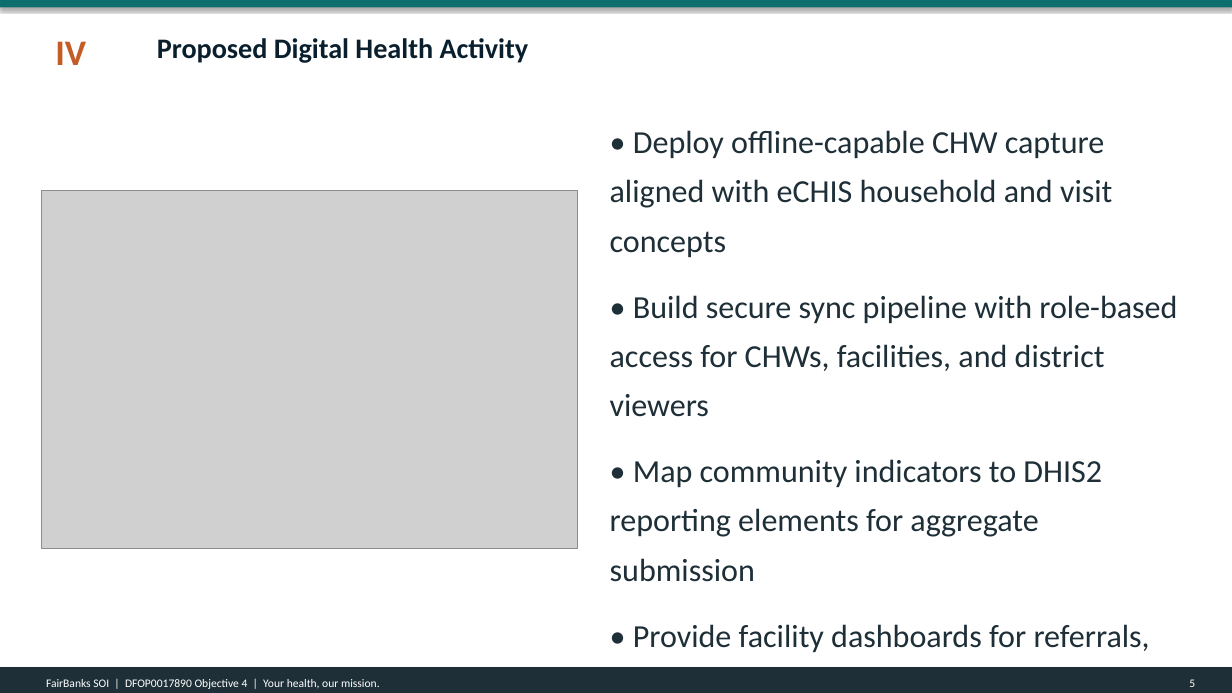
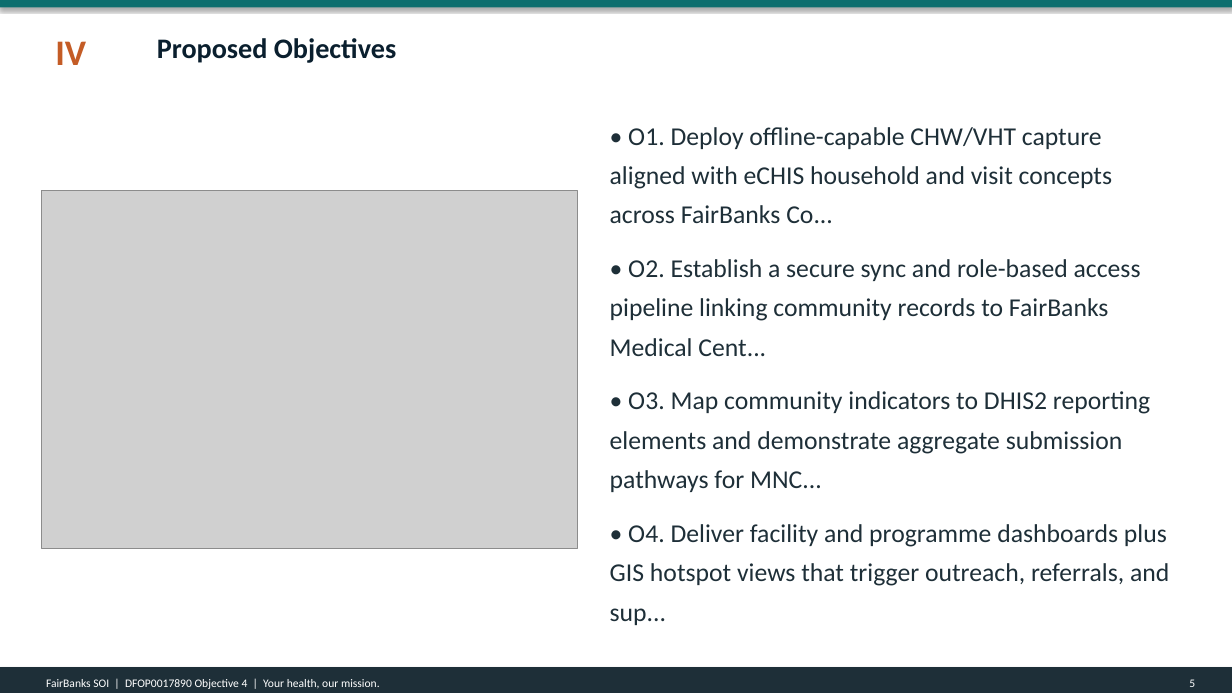
Before and after one commit to WASSWA2624/fairbanks, a slide deck: slide 5 of applications/dos-uganda/documents/dos-uganda_ppt.pptx. Drawn at 1232x693 pixels with LibreOffice and Linux fonts; fonts in the diff are those of the drawing; grey boxes stand for pictures. Boxes give left, top, right and bottom in pixels: in the first picture for what was removed or moved away, otherwise in the second. Text is boxed around its words. In the diff, an @@ line names an element or a change of style, - is before the commit and + after.

Commit message:
Revise documentation and project deliverables for the Uganda Health MOU. Update the build_dos-uganda_docs.py script to reflect changes in the Statement of Interest, including new objectives and a focus on interoperability. Enhance the Word, PDF, and PowerPoint outputs with updated titles, subtitles, and content to align with the latest project guidelines. Introduce a new Grants URL for reference and ensure all documents maintain consistency with the project's branding and messaging standards.

```diff
--- a/applications/dos-uganda/documents/dos-uganda_ppt.pptx
+++ b/applications/dos-uganda/documents/dos-uganda_ppt.pptx
@@ text at <box>157,38,396,63</box>: text changed @@
-Proposed Digital Health Activity
+Proposed Objectives
@@ text at <box>610,127,1169,625</box>: text changed; size 25 to 20 pt @@
-• Deploy offline-capable CHW capture aligned with eCHIS household and visit concepts
-• Build secure sync pipeline with role-based access for CHWs, facilities, and district viewers
-• Map community indicators to DHIS2 reporting elements for aggregate submission
-• Provide facility dashboards for referrals, alerts, and programme monitoring
+• O1. Deploy offline-capable CHW/VHT capture aligned with eCHIS household and visit concepts across FairBanks Co...
+• O2. Establish a secure sync and role-based access pipeline linking community records to FairBanks Medical Cent...
+• O3. Map community indicators to DHIS2 reporting elements and demonstrate aggregate submission pathways for MNC...
+• O4. Deliver facility and programme dashboards plus GIS hotspot views that trigger outreach, referrals, and sup...
```
Also in this commit, not shown: 7 other slides changed, 3 slides added, 2 slides removed, 14 other files.
